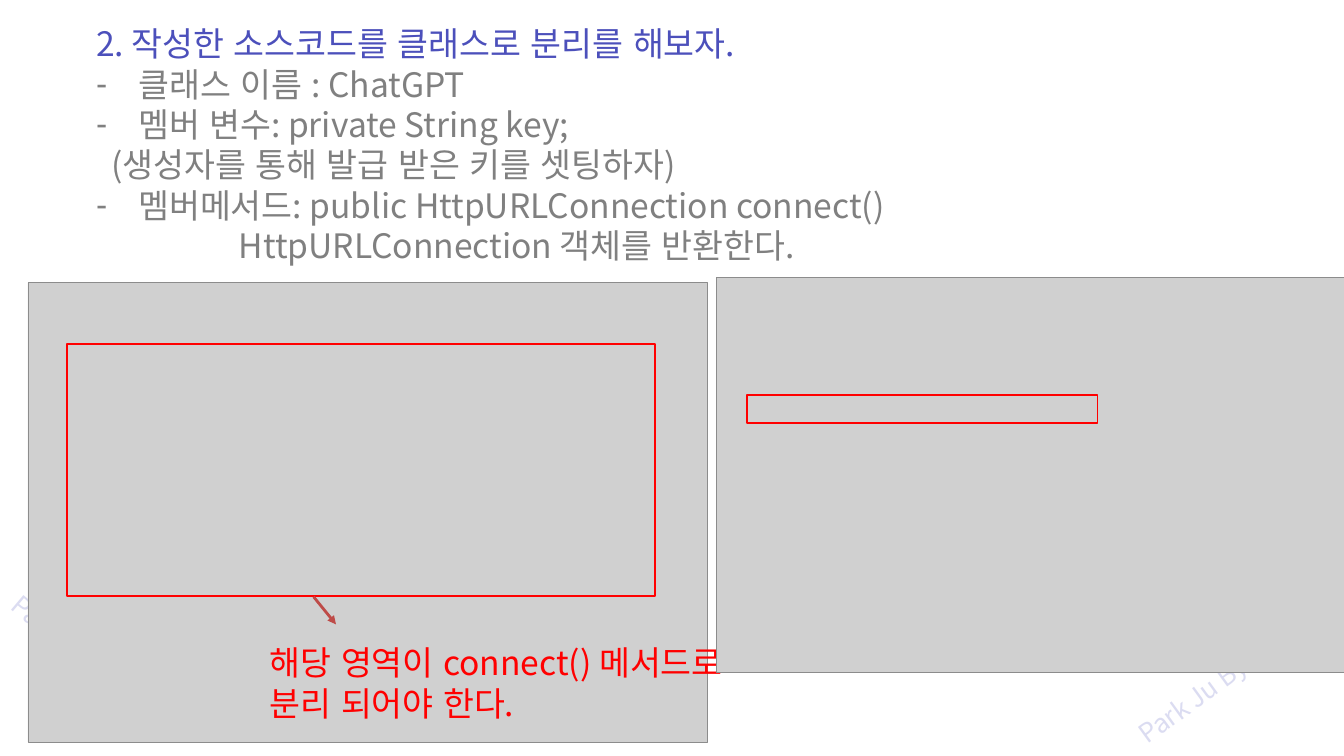
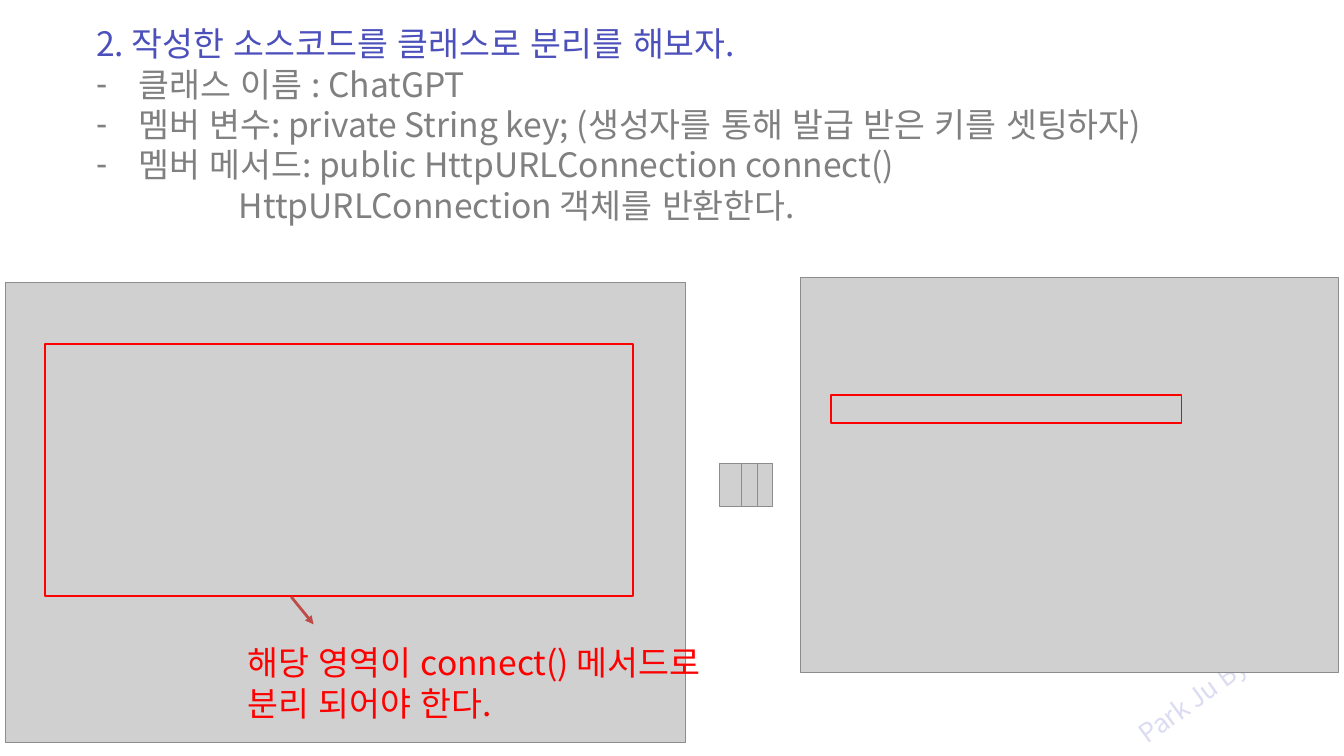
Before and after one commit to zest132/JavaLecture, a slide deck: slide 22 of JavaLecture/LectureFile/java 16강 실습.pptx (slide 21 before the commit). Drawn at 1344x756 pixels with LibreOffice and Linux fonts; fonts in the diff are those of the drawing; grey boxes stand for pictures. Boxes give left, top, right and bottom in pixels: in the first picture for what was removed or moved away, otherwise in the second. Text is boxed around its words. In the diff, an @@ line names an element or a change of style, - is before the commit and + after.

```diff
--- a/JavaLecture/LectureFile/java 16강 실습.pptx
+++ b/JavaLecture/LectureFile/java 16강 실습.pptx
@@ text at (138,109,1141,185): text changed @@
-– 멤버 변수: private String key;
-(생성자를 통해 발급 받은 키를 셋팅하자)
-– 멤버메서드: public HttpURLConnection connect()
+– 멤버 변수: private String key; (생성자를 통해 발급 받은 키를 셋팅하자)
+– 멤버 메서드: public HttpURLConnection connect()
@@ picture: place and size @@
-picture at (28,283,708,742)
+picture at (5,283,685,742)
@@ picture: place and size @@
-picture at (717,278,1344,672)
+picture at (801,278,1339,672)
@@ rectangle: place and size @@
-rectangle at (67,344,655,596)
+rectangle at (45,344,633,596)
@@ rectangle: place and size @@
-rectangle at (747,395,1097,423)
+rectangle at (831,395,1181,423)
@@ picture added at (720,464,741,507) @@
@@ picture added at (735,464,757,507) @@
@@ picture added at (751,464,773,507) @@
@@ arrow moved from (314, 597) - (336, 624) to (291, 597) - (314, 624) @@
@@ text "해당 영역이 connect() 메서드로 분리 ...": place and size @@
-text "해당 영역이 connect() 메서드로 분리 ..." at (270,641,723,719)
+text "해당 영역이 connect() 메서드로 분리 ..." at (247,641,701,719)
```
Also in this commit, not shown: 7 other slides changed, 6 slides added, 1 slide removed, 11 other files.
